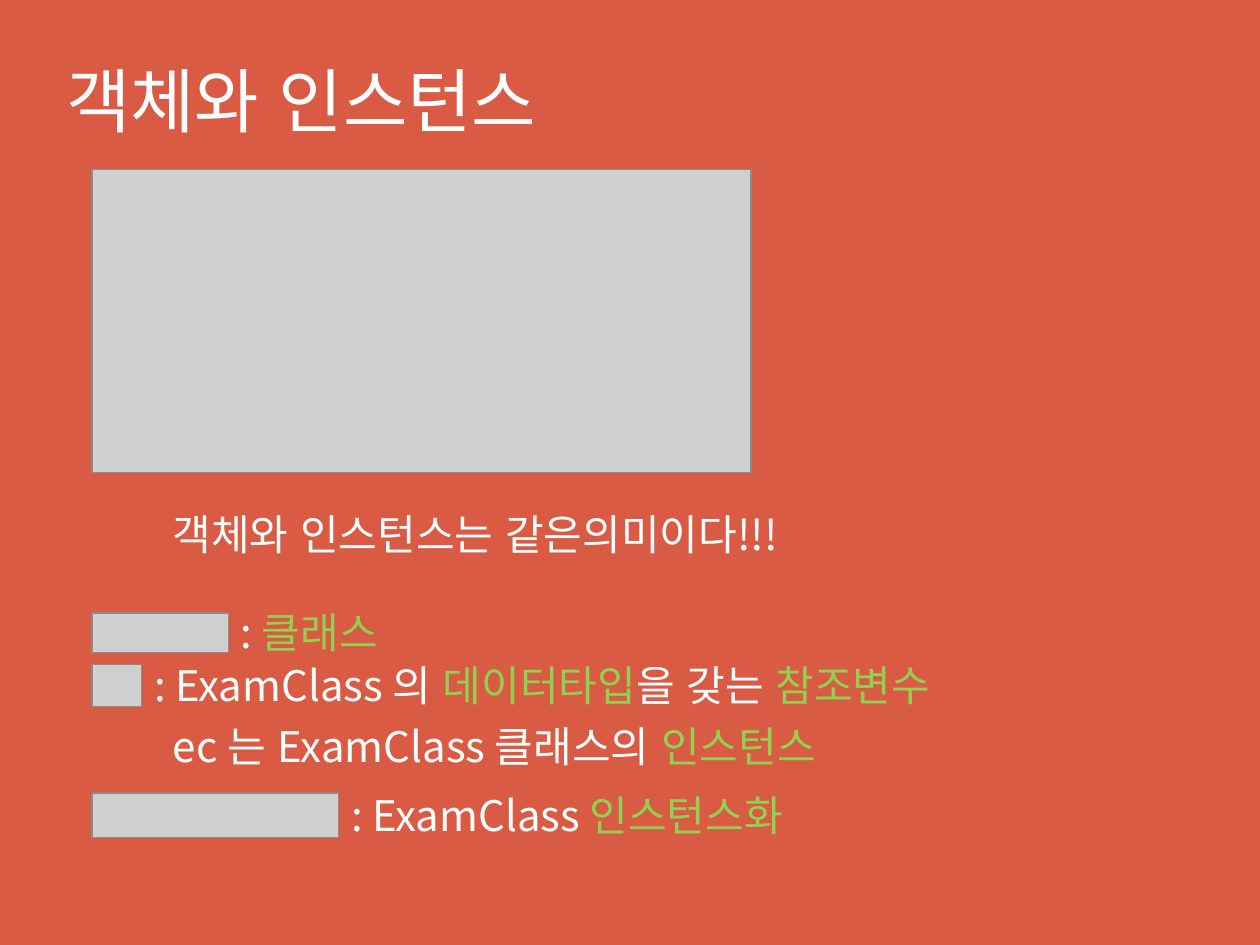
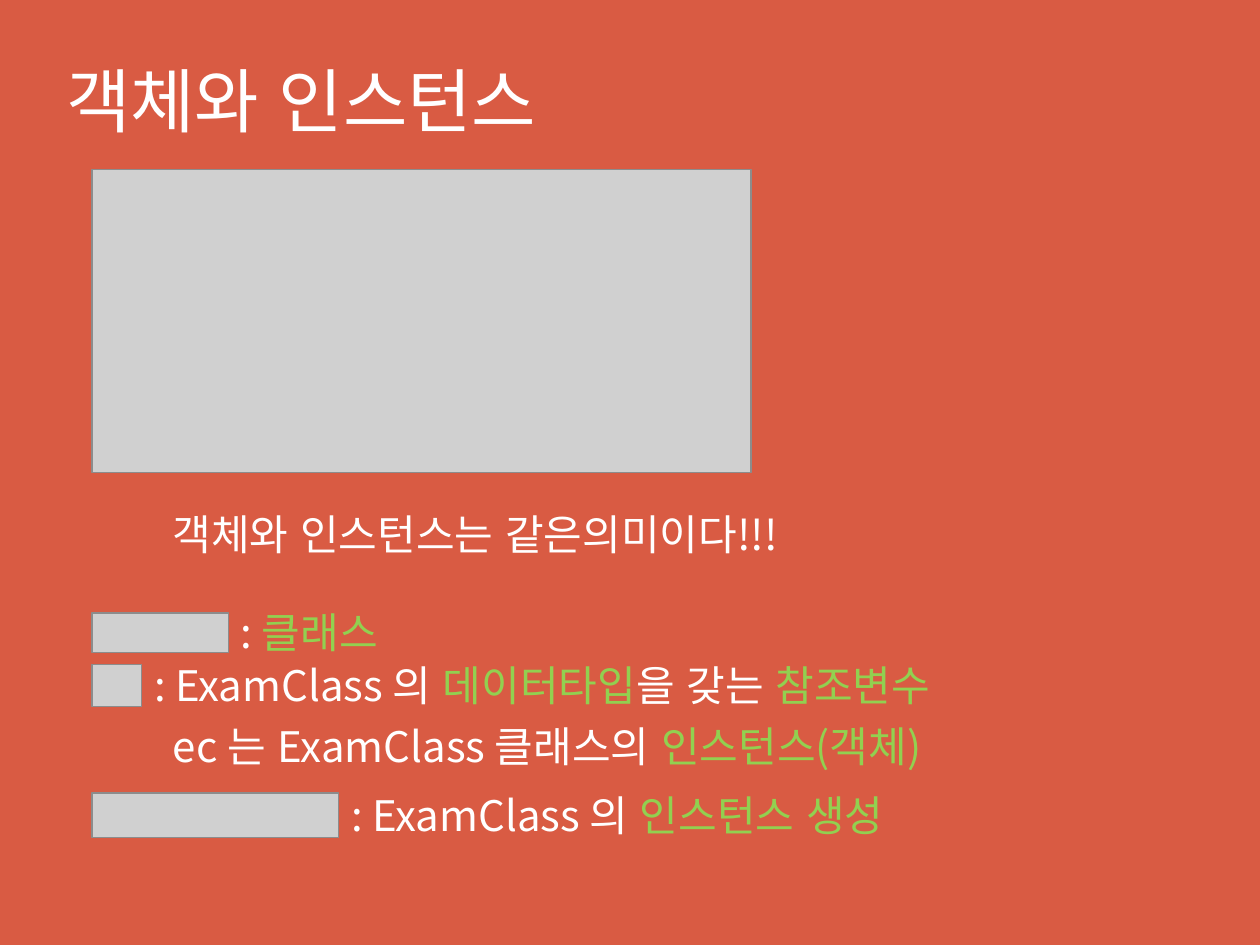
Before and after one commit to appleater7/osf-studygroup, a slide deck: slide 3 of src/study/mar05/yj/[스터디1]객체지향 프로그래밍.pptx. Drawn at 1260x945 pixels with LibreOffice and Linux fonts; fonts in the diff are those of the drawing; grey boxes stand for pictures. Boxes give left, top, right and bottom in pixels: in the first picture for what was removed or moved away, otherwise in the second. Text is boxed around its words. In the diff, an @@ line names an element or a change of style, - is before the commit and + after.

```diff
--- a/src/study/mar05/yj/[스터디1]객체지향 프로그래밍.pptx
+++ b/src/study/mar05/yj/[스터디1]객체지향 프로그래밍.pptx
@@ text at box(173, 727, 921, 770): text changed @@
-ec 는 ExamClass 클래스의 인스턴스
+ec 는 ExamClass 클래스의 인스턴스(객체)
@@ text at box(372, 796, 883, 835): text changed @@
-: ExamClass 인스턴스화
+: ExamClass 의 인스턴스 생성
```
Also in this commit, not shown: 1 other slide changed, 4 other files.
